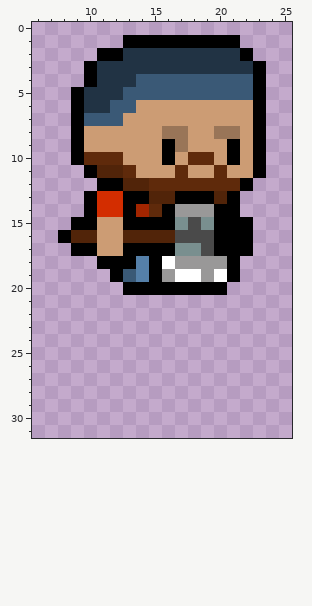
One commit to this pixel-art sprite: you_are_the_weapon/assets/sprites/entities/enemies/enemy1.png. Above is the file before it was changed.
The file is 64x64 pixels. Shown: x 6..25, y 0..31. The old version is drawn lined up with the new one, on the new canvas.
After the commit:
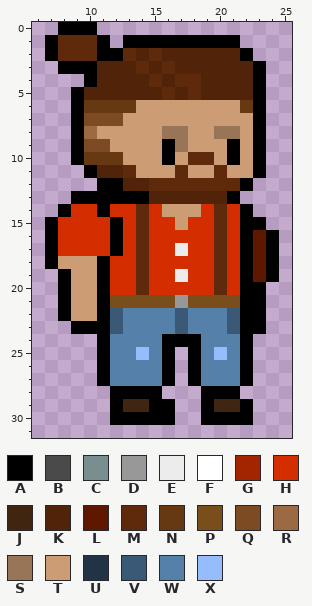
Palette (. is transparent): A #000000  B #4a4a4a  C #798f8f  D #999898  E #ececec  F #ffffff  G #a32500  H #d32d00  J #402510  K #512409  L #5f1800  M #5f2a0b  N #673913  P #794e1b  Q #7c4b23  R #9b6a42  S #997558  T #cc9c74  U #213344  V #3a5976  W #5580a9  X #96bdfb
What changed:
canvas 64x64 -> 32x32, the old top-left corner now at -15,-24 (the part of the old canvas that was cut away was empty and is not shown)
Changed rows in their new state; - is an unchanged pixel.
first column x 7:
 0 -AAA--------------
 1 AMMMA-------------
 2 AMMM--MKMKKKKKK---
 3 -AA-KKKMKMKKKKKK--
 4 ----KKKKMKMMKKKK--
 5 ---KKKKKKMKMKKKK--
 6 ---NNNN--------N--
 7 ---QQQ------------
 8 ---R--------------
 9 ---QQ-------------
10 ---NNN------------
13 --A-AA----KKK-----
14 -AHHA-HMHTTTHMHA--
15 AHHHHAHMHHTHHMH-A-
16 AHHHHAHMHHHHHMH-LA
17 AHHHHAHMHHEHHMH-LA
18 ATTT-HHMHHHHHMHALA
19 -ATTAHHMHHEHHMHALA
20 -ATTAHHMHHHHHMHAA-
21 -ATTAPPPPPDPPPPAA-
22 -ATTAVWWWWVWWWVAA-
23 --AAAVWWWWVWWWVAA-
24 ----AWWWWAAAWWWA--
25 ----AWWXWA-AWXWA--
26 ----AWWWWA-AWWWA--
27 ----AWWWWA-AWWWA--
28 -----AAAA---AAA---
29 -----AJJAA--AJJA--
30 -----AAAAA--AAAA--
Where, in picture pixels (left, top, right, bottom), the same in both pictures:
changed: (45, 22, 279, 425)
